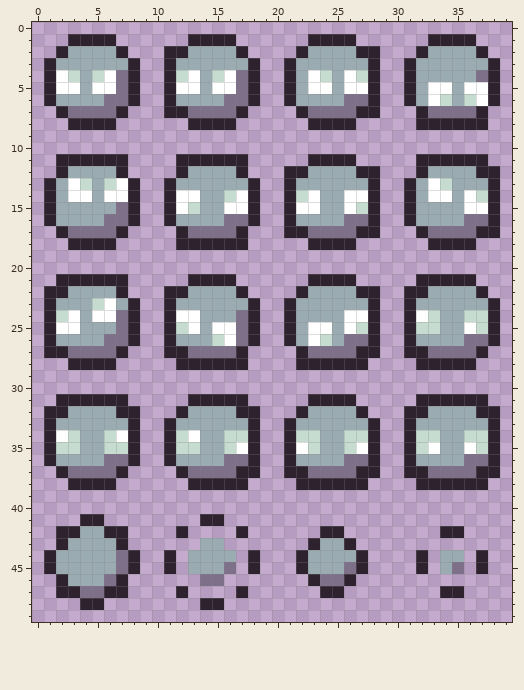
Pixel-art sprite: Assets/_Main/Bubble/Sprites/Bubble-Atlas.png. That is the earlier state.
The file is 40x50 pixels.
After the commit:
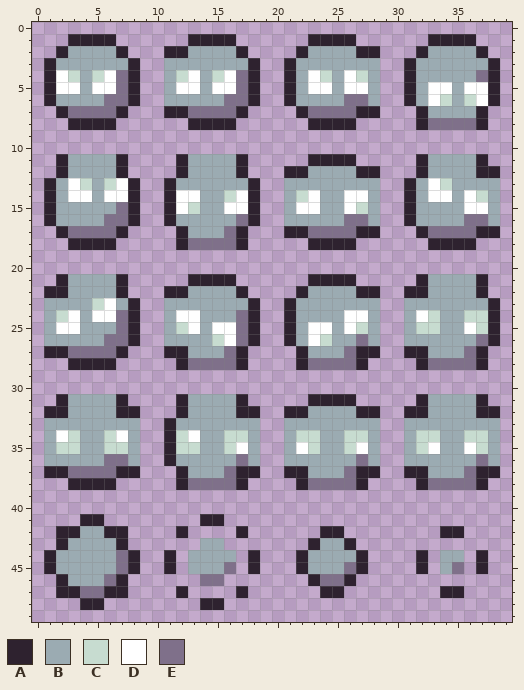
Palette (. is transparent): A #2e222f  B #9babb2  C #c7dcd0  D #ffffff  E #7f708a
From the commit log: Created basic bubble match validator
What changed:
There is now colour A in row 21 at x 37; in row 28 at x 37; in row 31 at x 12; in row 32 at x 21 and 28; in row 37 at x 1 and 8; in row 38 at x 12.
The edit turns colour A into colour B in rows 3 to 6 at x 11 and 28; in row 11 at x 3 to 6, 13 to 16 and 33 to 36; in rows 13 to 16 at x 21, 28 and 38; in row 21 at x 3 to 6 and 33 to 36; in rows 23 to 26 at x 1, 11, 28 and 31; in row 31 at x 3 to 6, 13 to 16 and 33 to 36.
The edit turns colour A into colour B in rows 33 to 36 at x 1, 8, 18, 21, 28, 31 and 38.
The edit turns colour E into colour B in row 7 at x 33 to 36; in row 16 at x 16; in row 17 at x 13 to 15; in row 26 at x 26 and 36; in row 27 at x 13 to 15, 23 to 25 and 33 to 35; in row 36 at x 16, 26 and 36.
The edit turns colour E into colour B in row 37 at x 13 to 15, 23 to 25 and 33 to 35.
The edit turns colour A into colour E in row 8 at x 33 to 36; in row 18 at x 13 to 16; in row 28 at x 13 to 16, 23 to 26 and 33 to 36; in row 38 at x 13 to 16, 23 to 26 and 33 to 36.
Boxes around the changes in both pictures, in picture pixels (x1, y1, x2, y2):
changed: (44, 58, 500, 490)
